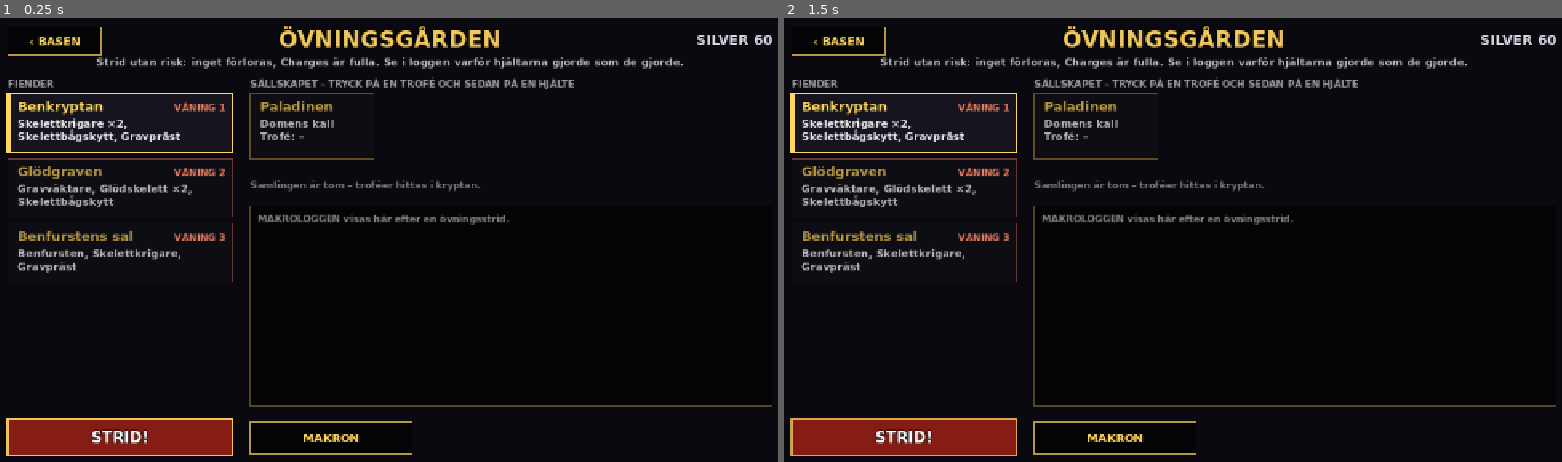
Above: before the commit, frames 1-2 (left to right).
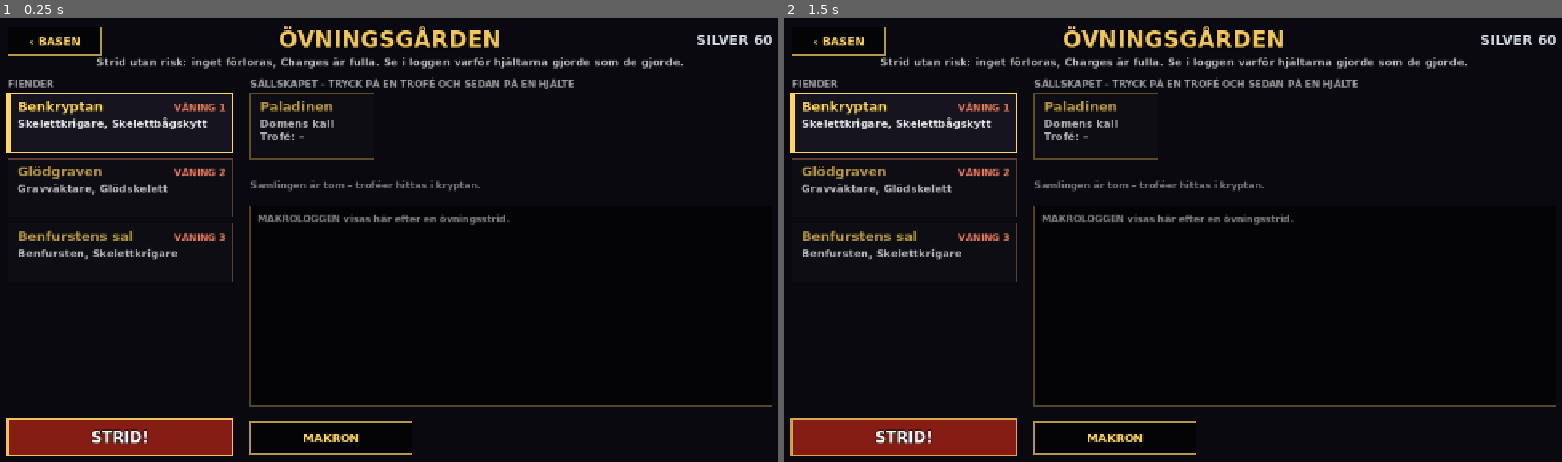
Above: after the commit, the same moments.

Repository: broklyn777/de-edsvurna
Game: Godot game, scene res://scenes/practice.tscn
The game is run twice, just before and just after one commit, with the same random seed, the same clock (stepped at 60 frames per second) and the same inputs. This scene is started directly instead of the project's main scene.
Inputs (mouse positions are in pixels of both pictures, inside the frame that each line leads up to):
- Up to frame 1 (0.25 s): no input
- Up to frame 2 (1.5 s): tap Enter at 0.5 s; move the mouse to (1351, 217) at 0.52 s; tap 1 at 0.6 s; click (1351, 217) at 0.67 s; tap Space at 1.25 s; drag from (1017, 262) to (1134, 328) at 1.27 s

The runs differ from the first frame. In frame 1, 0.7% of the frame differs, in the area x 2-27%, y 22-58%; in frame 2, 0.7%.

Commit message:
Audit: small parties and the first descent in the reference
numbers_reference.gd now knows the 0.23.3/0.24 enemy rules, written
independently: PARTY_SCALE 0.45/0.54/0.64/1.0, at most one enemy more
than heroes (lineup), Portal x1.15 and first descent x0.85. The audit
checks the enemy lineup too and runs one-hero and Paladin+Imma parties
with both bonuses. New test that RunState gives x0.85 on the first
descent. The practice yard listed the whole encounter; it now lists the
enemies the party actually meets. docs/formler.md §9 and §12 updated.

Co-Authored-By: Claude Opus 5.5 <noreply@anthropic.com>

Diff:
--- a/scripts/screens/practice_screen.gd
+++ b/scripts/screens/practice_screen.gd
@@ -173,7 +173,8 @@
 func _enemy_list(enc: Dictionary) -> String:
 	var data: Dictionary = run.data
 	var names := {}
-	for kind in enc.enemies:
+	# Fienderna som faktiskt möter sällskapet (ett litet sällskap möter färre, CombatSim.enemy_lineup).
+	for kind in CombatSim.enemy_lineup(data, enc.enemies, run.profile.party.size()):
 		names[data.enemies[kind].name] = names.get(data.enemies[kind].name, 0) + 1
 	var parts: Array[String] = []
 	for n in names:
--- a/tests/numbers_audit.gd
+++ b/tests/numbers_audit.gd
@@ -46,8 +46,10 @@
 
 ## En strid: realm (crypt/chapel), våning (0–2), djup, sällskap, artefakter, statusar och regler.
 func run_battle(encounter: String, floor_i: int, depth: int, seed_value: int, party: Array, artifacts := {},
-		statuses := false, rules: Array = [], level := 0, traits := {}) -> void:
+		statuses := false, rules: Array = [], level := 0, traits := {}, bonus := 1.0) -> void:
 	var opts := {"rules": rules, "floor": floor_i}
+	if bonus != 1.0:
+		opts.stat_bonus = bonus
 	if level > 0:
 		opts.levels = Bot.party_levels(data, level, party)
 		# Personligheter: varannan hjälte får en, så att tillväxten 40/20 % prövas.
@@ -88,7 +90,9 @@
 ## olika sällskap (2–4 hjältar, alla följeslagare), med och utan nivåer, artefakter, statusar och regler.
 static func setups(data: Dictionary) -> Array:
 	var parties := [["paladin", "brokk", "alva", "eira"], ["paladin", "imma", "solveig", "hulda"],
-			["paladin", "ronja", "lirien", "ragnhild"], ["paladin", "tove", "sefir"], ["paladin", "alva"]]
+			["paladin", "ronja", "lirien", "ragnhild"], ["paladin", "tove", "sefir"], ["paladin", "imma"], ["paladin"]]
+	# Portalen, första nedstigningen (Paladinen och Imma, 0.24) och båda.
+	var bonuses := [1.0, 1.0, Ref.battle_bonus(false, true), Ref.battle_bonus(true, false), Ref.battle_bonus(true, true)]
 	var rule_sets := [[], ["mirror_bones", "cursed_ground"], ["withered_grace", "heavy_air"], ["risen_dead"]]
 	var out := []
 	var i := 0
@@ -104,7 +108,7 @@
 							"artifacts": audit_artifacts(party, i) if variant >= 2 else {},
 							"statuses": variant % 2 == 1 or variant == 2, "rules": rule_sets[i % rule_sets.size()],
 							"level": 0 if variant == 0 else 5 * (depth - 1) + 2 + floor_i,
-							"traits": audit_traits(data, party, i)})
+							"traits": audit_traits(data, party, i), "bonus": bonuses[i % bonuses.size()]})
 					i += 1
 	return out
 
@@ -155,9 +159,14 @@
 func check_units(sim: CombatSim, encounter: String, depth: int, floor_i: int, party: Array, artifacts: Dictionary,
 		opts: Dictionary) -> void:
 	var enc: Dictionary = data.encounters[encounter]
+	var kinds: Array = sim.enemies.map(func(x: CombatUnit) -> String: return x.kind)
+	var want_kinds := Ref.lineup(data.enemies, data.traits, enc.enemies, party.size())
+	if kinds != want_kinds:
+		_fail("lineup", "%s med %d hjältar: fiender %s, väntat %s (mötet %s)" % [encounter, party.size(), str(kinds),
+				str(want_kinds), str(enc.enemies)])
 	for e in sim.enemies:
 		var want := Ref.enemy_stats(data.enemies[e.kind].stats, float(enc.get("stat_mult", 1.0)), depth, party.size(),
-				Ref.enemy_level(depth, floor_i), e.elite, opts.has("levels"))
+				Ref.enemy_level(depth, floor_i), e.elite, opts.has("levels"), float(opts.get("stat_bonus", 1.0)))
 		var got := {"health": e.max_hp, "attack": e.attack, "intelligence": e.intelligence, "defense": e.defense,
 				"speed": e.speed}
 		for s in want:
--- a/tests/numbers_audit_report.gd
+++ b/tests/numbers_audit_report.gd
@@ -15,7 +15,7 @@
 	for setup in Audit.setups(data):
 		for s in seeds:
 			audit.run_battle(setup.encounter, setup.floor, setup.depth, 1000 + s * 17 + setup.i, setup.party,
-					setup.artifacts, setup.statuses, setup.rules, setup.level, setup.traits)
+					setup.artifacts, setup.statuses, setup.rules, setup.level, setup.traits, setup.bonus)
 	print("Strider: %d" % audit.counts.battles)
 	print("Händelser: %s" % str(audit.counts))
 	print("Modifierare som förekom: %s" % str(audit.mods_seen))
--- a/tests/numbers_reference.gd
+++ b/tests/numbers_reference.gd
@@ -120,19 +120,57 @@
 	return 5.0 * (maxi(depth, 1) - 1) + 2.25 + 1.5 * clampi(floor_i, 0, 2)
 
 
-## Sällskapets storlek (0.23, vårt val): 1–4 hjältar.
+## Sällskapets storlek (0.23.3, vårt val): 1–4 hjältar.
 static func party_scale(n: int) -> float:
-	return [0.45, 0.45, 0.56, 0.74, 1.0][clampi(n, 1, 4)]
+	return [0.45, 0.45, 0.54, 0.64, 1.0][clampi(n, 1, 4)]
 
 
-## En fiendes stats steg för steg, i samma ordning som dokumentet: bas × möte × djup (avrundat), × sällskapets
+## Portalens strid (×1,15) och profilens första nedstigning (×0,85, 0.24, vårt val); båda kan gälla.
+static func battle_bonus(portal: bool, first_descent: bool) -> float:
+	return (1.15 if portal else 1.0) * (0.85 if first_descent else 1.0)
+
+
+## Fienderna som möter ett sällskap (0.23.3, vårt val): högst en fler än hjältarna. Först försvinner dubbletter, sedan
+## andra, alltid den sista som får försvinna. Kvar blir alltid den första (våningens ledare), bossar och en fiende som
+## en annan i mötet behöver för att vara immun.
+static func lineup(enemies: Dictionary, traits: Dictionary, kinds: Array, party: int) -> Array:
+	var out := kinds.duplicate()
+	var cap := maxi(party, 1) + 1
+	for dupes_only in [true, false]:
+		while out.size() > cap:
+			var gone := -1
+			for i in range(out.size() - 1, 0, -1):
+				var k: String = out[i]
+				if enemies[k].get("boss", false):
+					continue
+				if out.count(k) > 1:
+					gone = i
+					break
+				if dupes_only:
+					continue
+				var needed := false
+				for j in out.size():
+					for t in enemies[out[j]].get("traits", []):
+						if j != i and traits.get(t, {}).get("modify", {}).get("immune_while_ally_kind", "") == k:
+							needed = true
+				if not needed:
+					gone = i
+					break
+			if gone < 0:
+				break
+			out.remove_at(gone)
+	return out
+
+
+## En fiendes stats steg för steg, i samma ordning som dokumentet: bas × möte × djup × Portal/första nedstigningen
+## (avrundat), × sällskapets
 ## storlek (avrundat, inte Defense), × nivå (avrundat, även Speed), elit +25 % Health och +10 % Attack och Int.
 static func enemy_stats(base: Dictionary, stat_mult: float, depth: int, party: int, level: float, elite: bool,
-		with_level: bool) -> Dictionary:
+		with_level: bool, bonus := 1.0) -> Dictionary:
 	var s := {"health": float(base.health), "attack": float(base.attack),
 			"intelligence": float(base.get("intelligence", base.attack)), "defense": float(base.get("defense", 0.0)),
 			"speed": float(base.get("speed", 10.0))}
-	var m := stat_mult * depth_mult(depth)
+	var m := stat_mult * depth_mult(depth) * bonus
 	if absf(m - 1.0) > 1e-9:
 		for k in ["health", "attack", "intelligence", "defense"]:
 			s[k] = roundf(s[k] * m)
--- a/tests/test_numbers_audit.gd
+++ b/tests/test_numbers_audit.gd
@@ -70,7 +70,7 @@
 	var audit := Audit.new(_data)
 	for setup in Audit.setups(_data):
 		audit.run_battle(setup.encounter, setup.floor, setup.depth, 500 + setup.i, setup.party, setup.artifacts,
-				setup.statuses, setup.rules, setup.level, setup.traits)
+				setup.statuses, setup.rules, setup.level, setup.traits, setup.bonus)
 	for m in audit.mismatches:
 		runner.fail("[%d] %s" % [audit.by_key.values()[audit.mismatches.find(m)].n, m])
 	assert_true(audit.counts.damage > 2000 and audit.counts.heal > 100 and audit.counts.dodge > 20,
@@ -153,3 +153,24 @@
 	var alva := sim.unit("alva")
 	assert_eq(sim.expected_heal(alva, alva, "healing_light"), roundf(alva.intelligence * 2.3 * 1.5), "Större helning")
 	assert_eq(screen.sheet_traits(_data, prof).paladin[0], prof.oath, "kallet")
+
+
+## Profilens första nedstigning (0.24, vårt val): RunState ger striden ×0,85, som docs/formler.md §9 säger.
+func test_first_descent_scales_the_enemies_like_the_docs() -> void:
+	var state := RunState.new()
+	state.first_descent = true
+	assert_near(float(state.battle_opts().get("stat_bonus", 1.0)), Ref.battle_bonus(false, true), 1e-9, "första")
+	state.first_descent = false
+	assert_near(float(state.battle_opts().get("stat_bonus", 1.0)), 1.0, 1e-9, "senare")
+	assert_near(RunState.PORTAL_STATS, Ref.battle_bonus(true, false), 1e-9, "Portalen")
+	# Fienderna i striden: bas × 0,85 före sällskapets storlek, avrundat som referensen.
+	var sim := CombatSim.create(_data, "crypt_1", 2, ["paladin", "imma"], {}, {}, {}, 1,
+			{"stat_bonus": Ref.battle_bonus(false, true), "elite_chance": 0.0})
+	var enc: Dictionary = _data.encounters.crypt_1
+	assert_eq(sim.enemies.map(func(x: CombatUnit) -> String: return x.kind),
+			Ref.lineup(_data.enemies, _data.traits, enc.enemies, 2), "fienderna mot två hjältar")
+	for e in sim.enemies:
+		var want := Ref.enemy_stats(_data.enemies[e.kind].stats, float(enc.get("stat_mult", 1.0)), 1, 2, 1.0, false, false,
+				0.85)
+		assert_eq(e.max_hp, want.health, e.kind)
+		assert_eq(e.attack, want.attack, e.kind)
Not shown, changed: docs/formler.md
